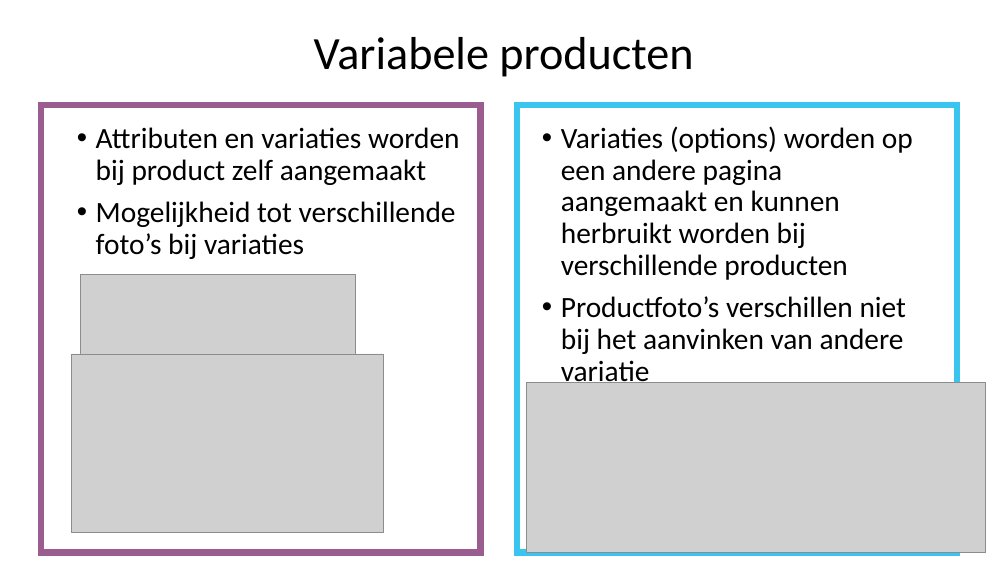
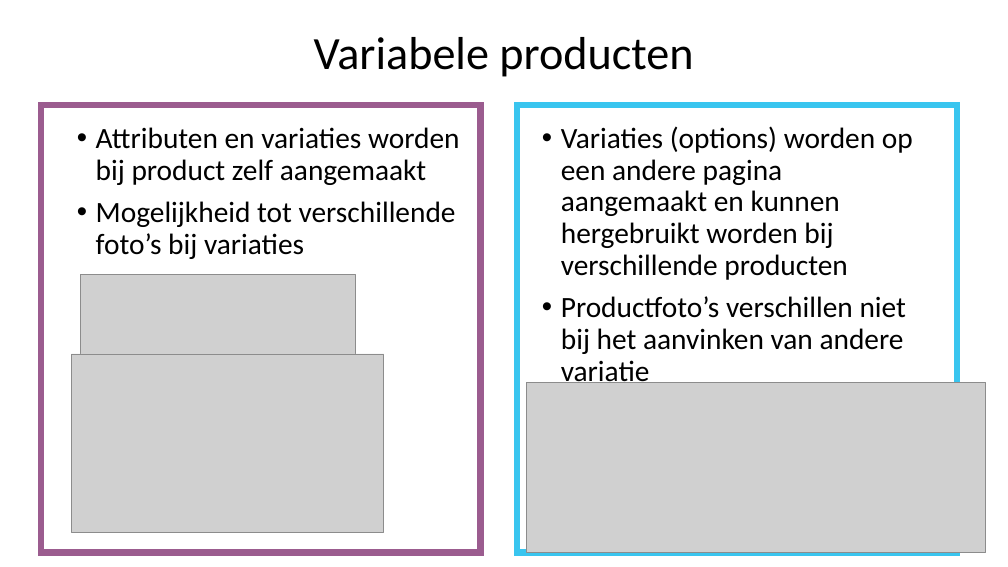
Before and after one commit to SarahJehin/WebResearch, a slide deck: slide 10 of vergelijkende_studie/Vergelijkende studie.pptx (slide 21 before the commit). Drawn at 1008x567 pixels with LibreOffice and Linux fonts; fonts in the diff are those of the drawing; grey boxes stand for pictures. Boxes give left, top, right and bottom in pixels: in the first picture for what was removed or moved away, otherwise in the second. Text is boxed around its words. In the diff, an @@ line names an element or a change of style, - is before the commit and + after.

```diff
--- a/vergelijkende_studie/Vergelijkende studie.pptx
+++ b/vergelijkende_studie/Vergelijkende studie.pptx
@@ text at [561,126,913,280]: text changed @@
-• Variaties (options) worden op een andere pagina aangemaakt en kunnen herbruikt worden bij verschillende producten
+• Variaties (options) worden op een andere pagina aangemaakt en kunnen hergebruikt worden bij verschillende producten
```
Also in this commit, not shown: 6 other slides changed, 8 slides added, 3 slides removed, 2 other files.
